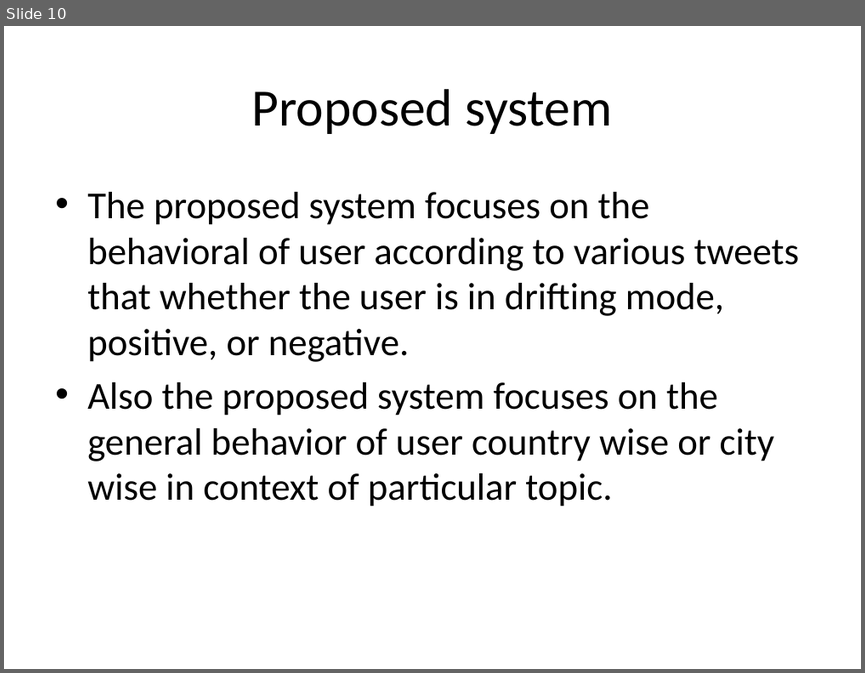
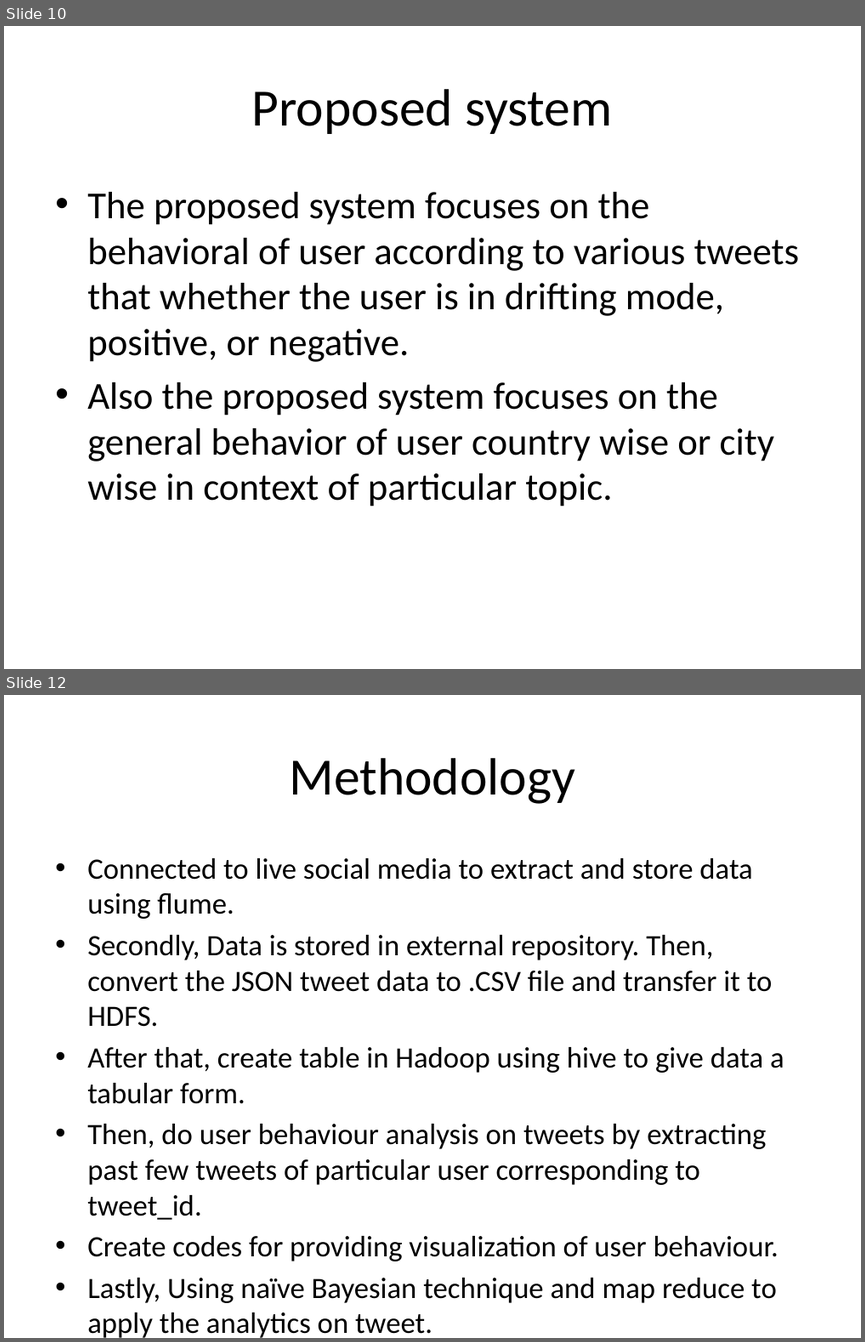
Before and after one commit to abhilashsaj/Big-Data-Analytics-and-Visualization, a slide deck: Paper 1/Paper Presentation.pptx. Shown one above the other, each under a label of ours: slide 10 before the commit, slides 10 and 12 after it; the slides between them are not shown. The pictures are 865x673 and 865x1342 pixels, drawn with LibreOffice and Linux fonts; fonts in the diff are those of the drawing. Boxes give left, top, right and bottom in pixels: in the first picture for what was removed or moved away, otherwise in the second. Text is boxed around its words. In the diff, an @@ line names an element or a change of style, - is before the commit and + after.

```diff
--- a/Paper 1/Paper Presentation.pptx
+++ b/Paper 1/Paper Presentation.pptx
@@ slide 12 added at [4,695,861,1338], background #FFFFFF @@
@@ title added at [289,758,575,804], 44 pt, text #000000 @@
+Methodology
@@ text added at [87,858,784,1338], 24.8 pt, text #000000 @@
+• Connected to live social media to extract and store data using flume.
+• Secondly, Data is stored in external repository. Then, convert the JSON tweet data to .CSV file and transfer it to HDFS.
+• After that, create table in Hadoop using hive to give data a tabular form.
+• Then, do user behaviour analysis on tweets by extracting past few tweets of particular user corresponding to tweet_id.
+• Create codes for providing visualization of user behaviour.
+• Lastly, Using naïve Bayesian technique and map reduce to apply the analytics on tweet.
```
Also in this commit, not shown: 5 other slides added, 1 slide removed.
